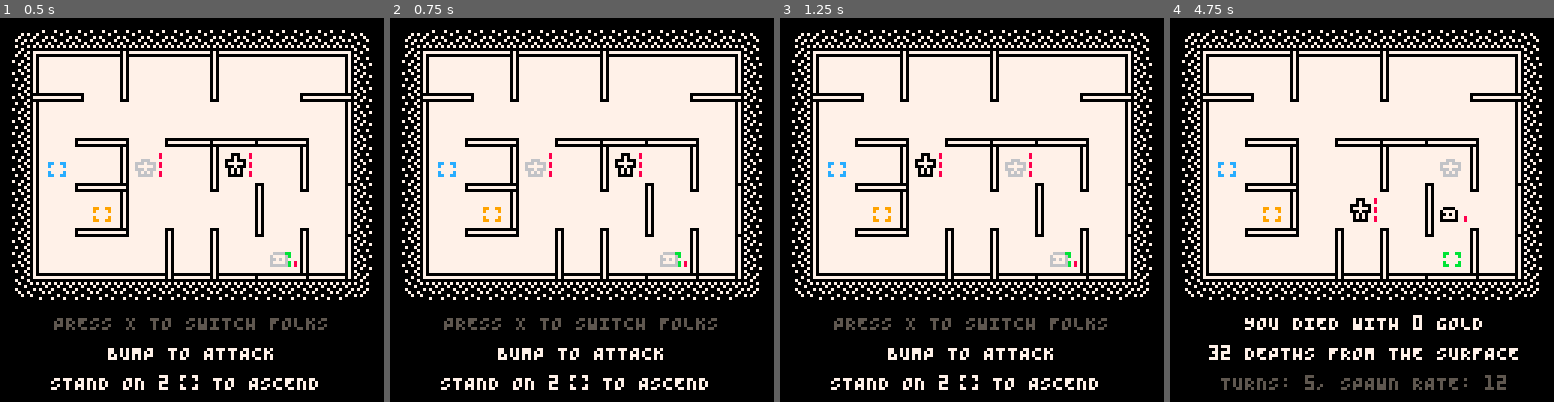
Above: before the commit, frames 1-4 (left to right).
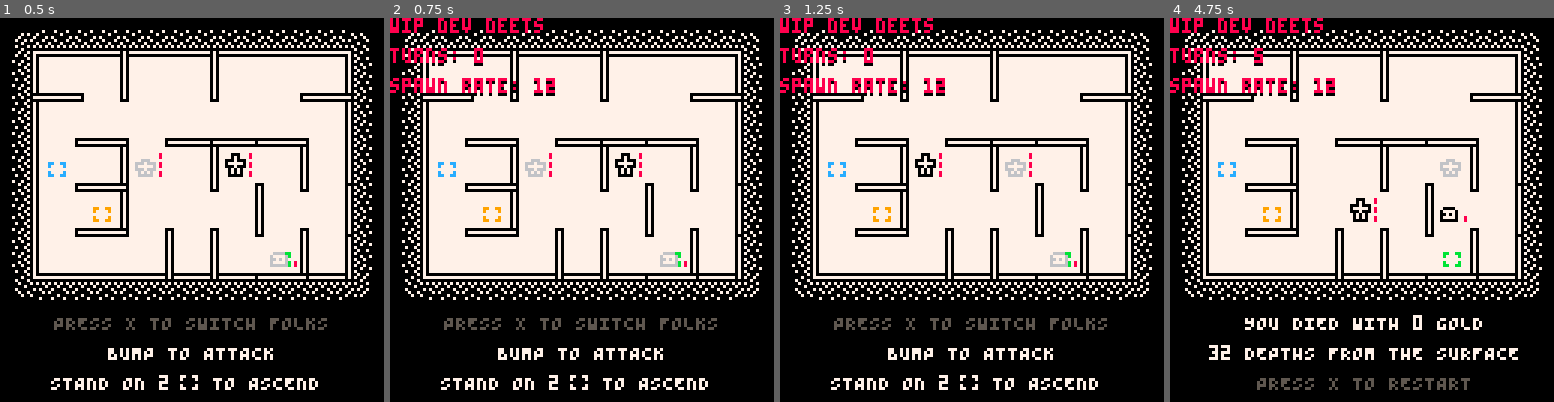
Above: after the commit, the same moments.

Repository: taylordolan/grid-folks
Game: PICO-8 cartridge grid_folks.p8
Same seed, same stepped clock (60 frames per second), same inputs: the game is played once before the commit and once after it.
Inputs:
- Up to frame 1 (0.5 s): tap X (X key) at 0.33 s
- Up to frame 2 (0.75 s): tap O (Z key) at 0.7 s
- Up to frame 3 (1.25 s): tap X (X key) at 1.07 s
- Up to frame 4 (4.75 s): hold Right 1.6-2.1 s; tap O (Z key) every 0.4 s from 1.7 to 4.5 s; tap X (X key) at 1.85, 2.97, 4.08 s; hold Up 2.15-2.42 s; hold Right 2.47-3.03 s; hold Left 3.08-3.58 s; hold Down 3.63-3.97 s; hold Right 4.02-4.68 s; hold Up from 4.73 s (still down)

Frame 1 is identical in both runs. In frame 2, 2.1% of the frame differs, in the area x 0-43%, y 0-21%; in frame 3, 2.1%; in frame 4, 3.0%, in the area x 0-88%, y 0-97%.

Commit message:
tweak debug mode

Diff:
--- a/grid_folks.p8
+++ b/grid_folks.p8
@@ -178,6 +178,20 @@
 	if btnp(4) then
 		debug = not debug
 		-- new_num_effect({26 + #(depth .. "") * 4,99}, -1, 007, 000)
+		-- if depth > 2 then
+		-- 	local open_tiles = {}
+		-- 	for next in all(tiles) do
+		-- 		if
+		-- 			not find_type("button", next) and
+		-- 			not find_type("pad", next)
+		-- 		then
+		-- 			add(open_tiles, next)
+		-- 		end
+		-- 	end
+		-- 	shuff(open_tiles)
+		-- 	set_tile(new_button(012), open_tiles[1])
+		-- 	depth -= 1
+		-- end
 	end
 
 	if game_over then
@@ -361,11 +375,7 @@
 		msg_y += 10
 		print(msg, msg_x, msg_y, 007)
 		-- line 3
-		if debug then
-			msg = small("turns: " .. turns ..", spawn rate: " .. spawn_rate)
-		else
-			msg = small("press x to restart")
-		end
+		msg = small("press x to restart")
 		msg_x = 65 - (#msg * 4) / 2
 		msg_y += 10
 		print(msg, msg_x, msg_y, 005)
@@ -392,18 +402,14 @@
 		spr(016, _x + #_a * 4 + _space - 1, _y - 3)
 		local _b = small("to ascend")
 		print(_b, _x + #_a * 4 + _space + 8 + _space, _y, has_advanced and 005 or 007)
-		return
+		-- return
 		pal()
 	else
 		-- draw instructions area
-		if not debug then
-			local msg = small("depth")
-			print(msg, 11, 99, 007)
-			print(depth, 34, 99, 007)
-		else
-			local text = turns .."/"..spawn_rate
-			print(text, 11, 99, 005)
-		end
+		-- depth
+		local msg = small("depth")
+		print(msg, 11, 99, 007)
+		print(depth, 34, 99, 007)
 		-- score
 		local text = small("gold")
 		local num = score .. ""
@@ -413,8 +419,22 @@
 		spr(032, 11, 108, 7, 2)
 		spr(039, 72, 108, 6, 2)
 	end
+
 	for next in all(effects) do
 		next:draw()
+	end
+
+	if debug then
+		local x = 0
+		local y = 0
+		print("wip dev deets", x, y+1, 000)
+		print("wip dev deets", x, y, 008)
+		y += 10
+		print("turns: " .. turns, x, y+1, 000)
+		print("turns: " .. turns, x, y, 008)
+		y += 10
+		print("spawn rate: " .. spawn_rate, x, y+1, 000)
+		print("spawn rate: " .. spawn_rate, x, y, 008)
 	end
 end
 
